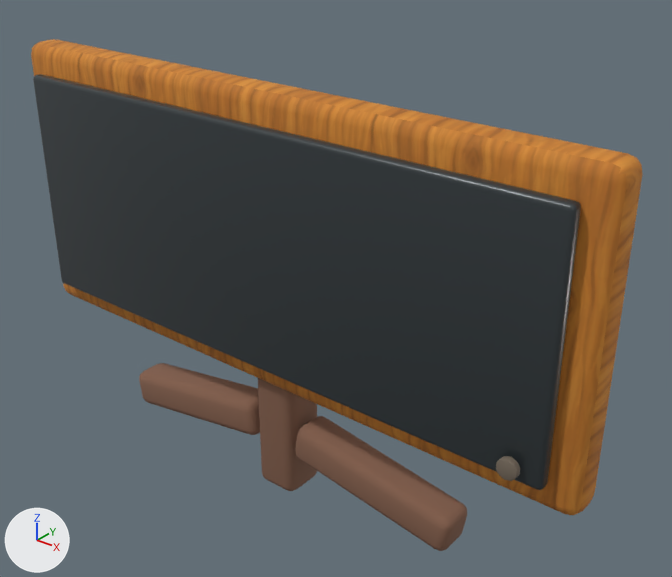
An edit to the glTF model public/models/furniture/slim-tv.glb, drawn before and after from the same camera.
Rendered twice from a 50 mm lens placed at (1.005, -1.09, 1.093), pointed at (0.08, 0.066, 0.376). Arrows for +X, +Y and +Z are at lower left; the lights stay in place. The first picture is the older version. Vertices at exactly the same position are counted once.

The scene before the commit, as lines of its bpy script (objects in view):
```python
me_cube_151 = bpy.data.meshes.new('Cube.151')
me_cube_151.from_pydata(...)  # 620 vertices, 1216 faces; spans x -0.61..0.61, y -0.084..0.065, z -0.509..0.274
# faces by material slot: [188, 188, 564, 276]
me_cube_151.materials.append(mat_wood_honey_textured)  # picture img_handpainted_honey_oak
me_cube_151.materials.append(mat_television_screen)  # dark grey #353c3f
me_cube_151.materials.append(mat_wood_dark)  # brown #86614d
me_cube_151.materials.append(mat_aged_bronze)  # brown #7c6f61
ob_slim_tv = bpy.data.objects.new('slim-tv', me_cube_151)
ob_slim_tv.location = (0.0, 0.0, 0.464)
```
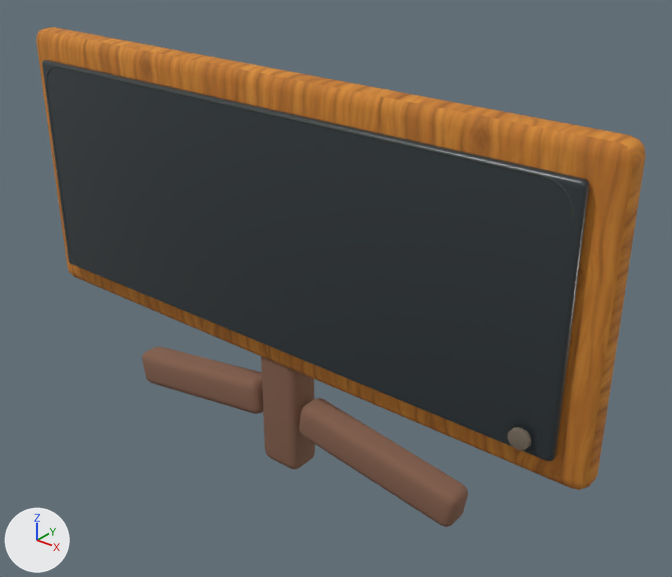
Boxes [x1, y1, x2, y2] around the edits, measured in the pictures (672 x 577 px; the box of a moved part takes in the faces that stretch with it):
```json
{"object": "slim-tv", "change": "reshaped, moved", "before": [31, 39, 643, 551], "after": [36, 27, 645, 527]}
{"part": 1, "of": "me_cube_151", "change": "moved or reshaped", "before": [31, 39, 643, 515], "after": [36, 27, 645, 490]}
{"part": 2, "of": "me_cube_151", "change": "moved or reshaped", "before": [33, 74, 581, 490], "after": [42, 60, 590, 462]}
{"part": 3, "of": "me_cube_151", "change": "moved or reshaped", "before": [258, 378, 317, 491], "after": [261, 357, 315, 469]}
{"part": 4, "of": "me_cube_151", "change": "moved or reshaped", "before": [139, 363, 260, 435], "after": [142, 346, 263, 414]}
{"part": 5, "of": "me_cube_151", "change": "moved or reshaped", "before": [295, 416, 467, 551], "after": [299, 398, 468, 527]}
{"part": 6, "of": "me_cube_151", "change": "moved or reshaped", "before": [496, 456, 520, 481], "after": [508, 427, 531, 451]}
{"part": 7, "of": "me_cube_151", "change": "added", "after": [46, 66, 574, 450]}
```

Edits to the scene script, one JSON object a line:
```json
{"op": "add", "block": "mat_recess_shadow_detail", "code": ["mat_recess_shadow_detail = principled_material('recess-shadow-detail')", "mat_recess_shadow_detail.base_color = (0.055, 0.065, 0.057)  # dark grey #424844", "mat_recess_shadow_detail.roughness = 0.97"]}
{"op": "add", "block": "mat_joinery_aged_brass", "code": ["mat_joinery_aged_brass = principled_material('joinery-aged-brass')", "mat_joinery_aged_brass.base_color = (0.41, 0.29, 0.13)  # brown #ac9365", "mat_joinery_aged_brass.metallic = 0.35", "mat_joinery_aged_brass.roughness = 0.66"]}
{"block": "me_cube_151", "where": "# used by ob_slim_tv; location = (0.0, 0.0, 0.464)"}
{"op": "remove", "block": "me_cube_151", "code": "me_cube_151.from_pydata(...)  # 620 vertices, 1216 faces; spans x -0.61..0.61, y -0.084..0.065, z -0.509..0.274"}
{"op": "add", "block": "me_cube_151", "code": "me_cube_151.from_pydata(...)  # 782 vertices, 1532 faces; spans x -0.61..0.61, y -0.055..0.055, z 0.0..0.76"}
{"block": "me_cube_151", "change": "me_cube_151 part 1: the loose piece of 96 vertices spanning x -0.61..0.61, y -0.038..0.038, z -0.274..0.274 is scaled about its middle by (1, 0.738, 0.971), then moved by (0.0, 0.007, 0.494)"}
{"block": "me_cube_151", "change": "me_cube_151 part 2: the loose piece of 96 vertices spanning x -0.561..0.561, y -0.065..-0.04, z -0.22..0.22 is scaled about its middle by (1, 0.738, 0.971), then moved by (0.0, 0.021, 0.494)"}
{"block": "me_cube_151", "change": "me_cube_151 part 3: the loose piece of 96 vertices spanning x -0.045..0.045, y -0.025..0.065, z -0.509..0.038 is scaled about its middle by (1, 0.738, 0.971), then moved by (0.0, 0.002, 0.501)"}
{"block": "me_cube_151", "change": "me_cube_151 part 4: the loose piece of 96 vertices spanning x -0.391..-0.048, y -0.028..0.047, z -0.465..-0.342 is scaled about its middle by (1, 0.738, 0.971), then moved by (0.0, 0.004, 0.506)"}
{"block": "me_cube_151", "change": "me_cube_151 part 5: the loose piece of 96 vertices spanning x 0.048..0.391, y -0.028..0.047, z -0.465..-0.342 is scaled about its middle by (1, 0.738, 0.971), then moved by (0.0, 0.004, 0.506)"}
{"block": "me_cube_151", "change": "me_cube_151 part 6: the loose piece of 140 vertices spanning x 0.495..0.53, y -0.084..-0.072, z -0.208..-0.172 is scaled about its middle by (1, 0.738, 0.971), then moved by (0.0, 0.027, 0.5)"}
{"block": "me_cube_151", "change": "me_cube_151 part 7: a new loose piece of 150 vertices spanning x -0.551..0.551, y -0.042..-0.04, z 0.284..0.705, in mat_recess_shadow_detail (dark grey #424844)"}
{"block": "me_cube_151", "change": "other edits to the shape of me_cube_151 do not show in these pictures"}
{"op": "add", "block": "me_cube_151", "code": "me_cube_151.materials.append(mat_recess_shadow_detail)  # dark grey #424844"}
{"op": "add", "block": "me_cube_151", "code": "me_cube_151.materials.append(mat_joinery_aged_brass)  # brown #ac9365"}
{"op": "set", "path": "ob_slim_tv.location", "old": "(0.0, 0.0, 0.464)", "new": "(0.0, 0.0, 0.0)"}
```
